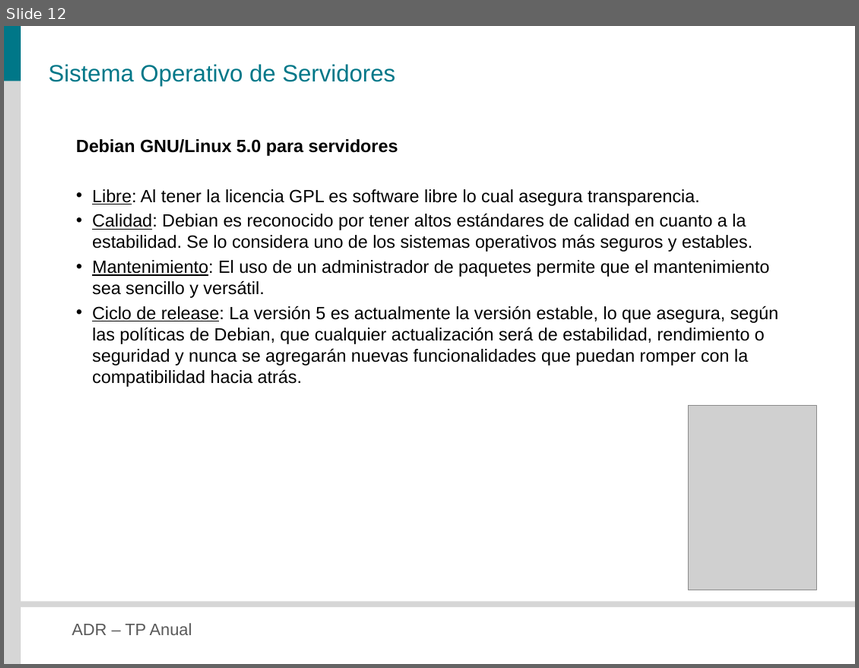
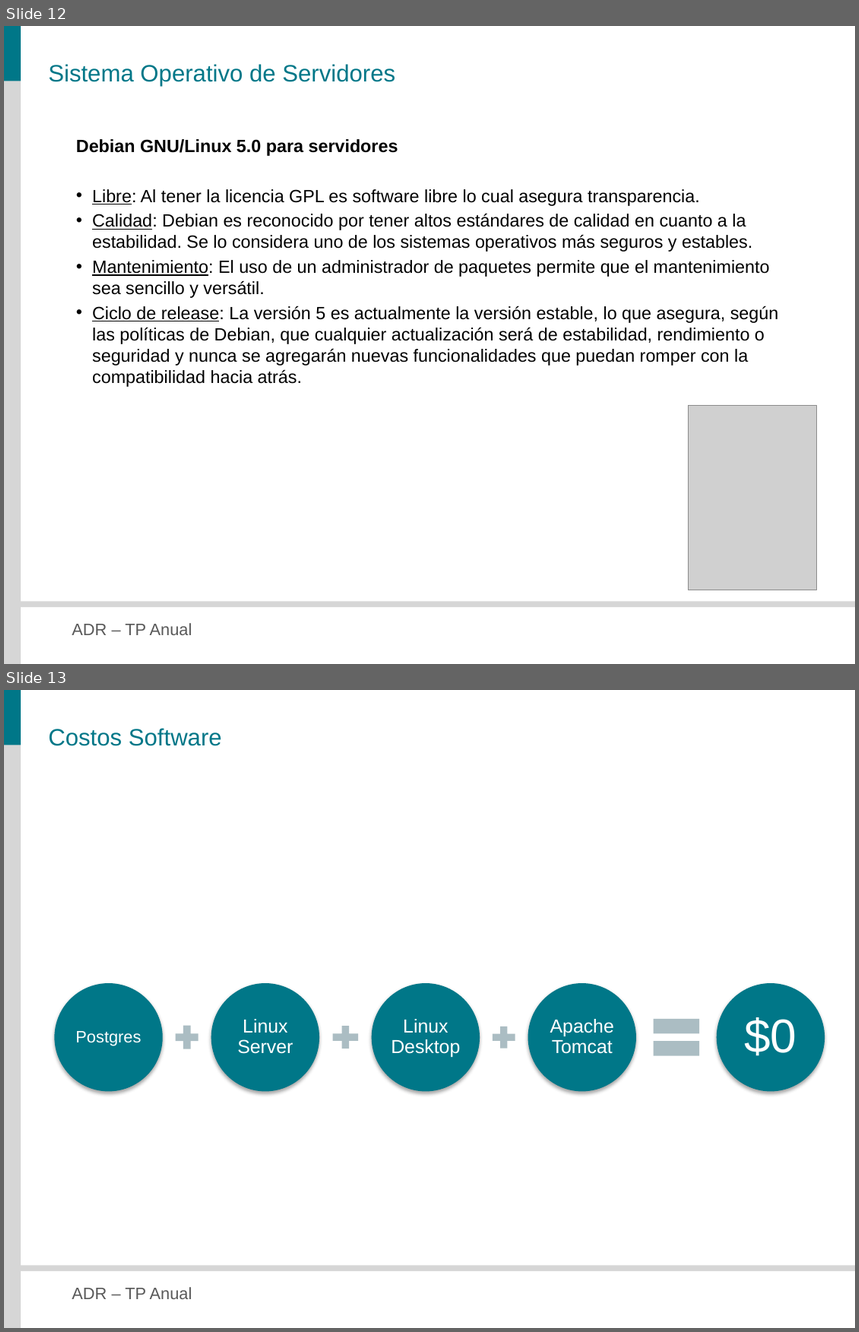
Before and after one commit to veritoreinoso/adr-2010, a slide deck: Presentacion.pptx. Shown one above the other, each under a label of ours: slide 12 before the commit, slides 12 and 13 after it. The pictures are 859x668 and 859x1332 pixels, drawn with LibreOffice and Linux fonts; fonts in the diff are those of the drawing; grey boxes stand for pictures. Boxes give left, top, right and bottom in pixels: in the first picture for what was removed or moved away, otherwise in the second. Text is boxed around its words. In the diff, an @@ line names an element or a change of style, - is before the commit and + after.

```diff
--- a/Presentacion.pptx
+++ b/Presentacion.pptx
@@ slide 13 added at [4,690,855,1328], background #FFFFFF; not listed: 4 template elements that a slide beside it also shows @@
@@ title added at [48,728,222,746], 20 pt, text #007788 @@
+Costos Software
@@ group added at [54,983,825,1092]: 5 ellipses, 5 texts, 3 plus signs, 1 math equal @@
+Postgres
+Linux Server
+Linux Desktop
+Apache Tomcat
+$0
```
Also in this commit, not shown: 10 slides changed, 2 other slides added, 1 slide removed.
